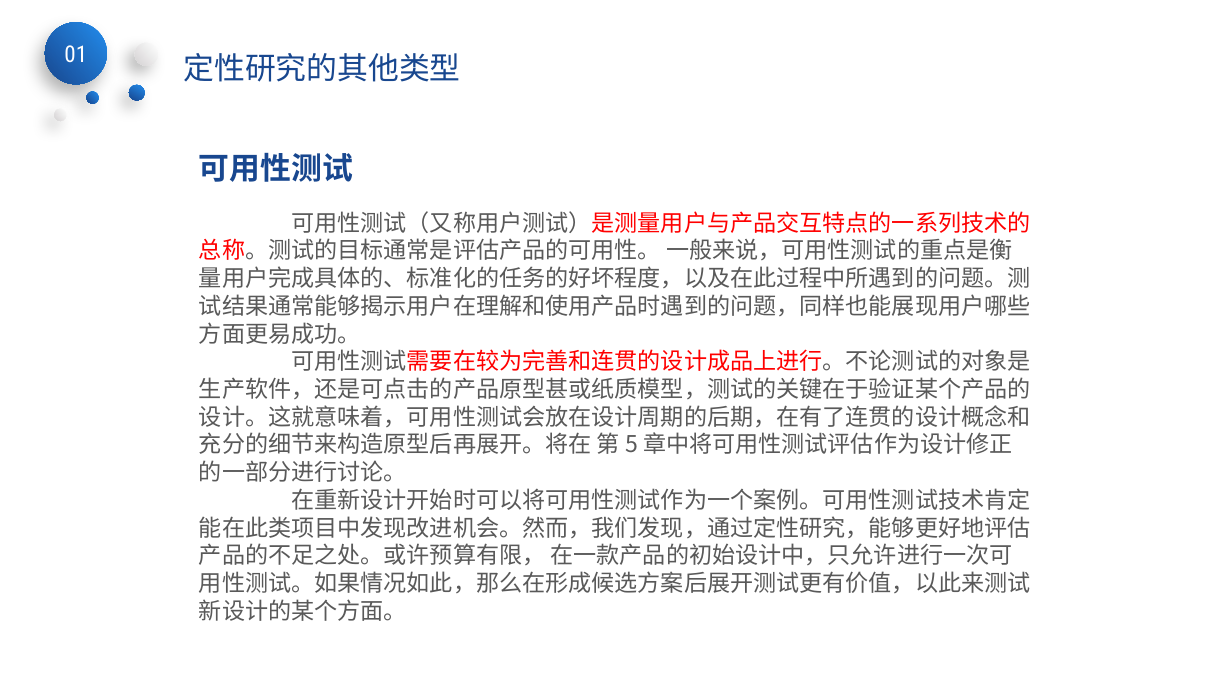
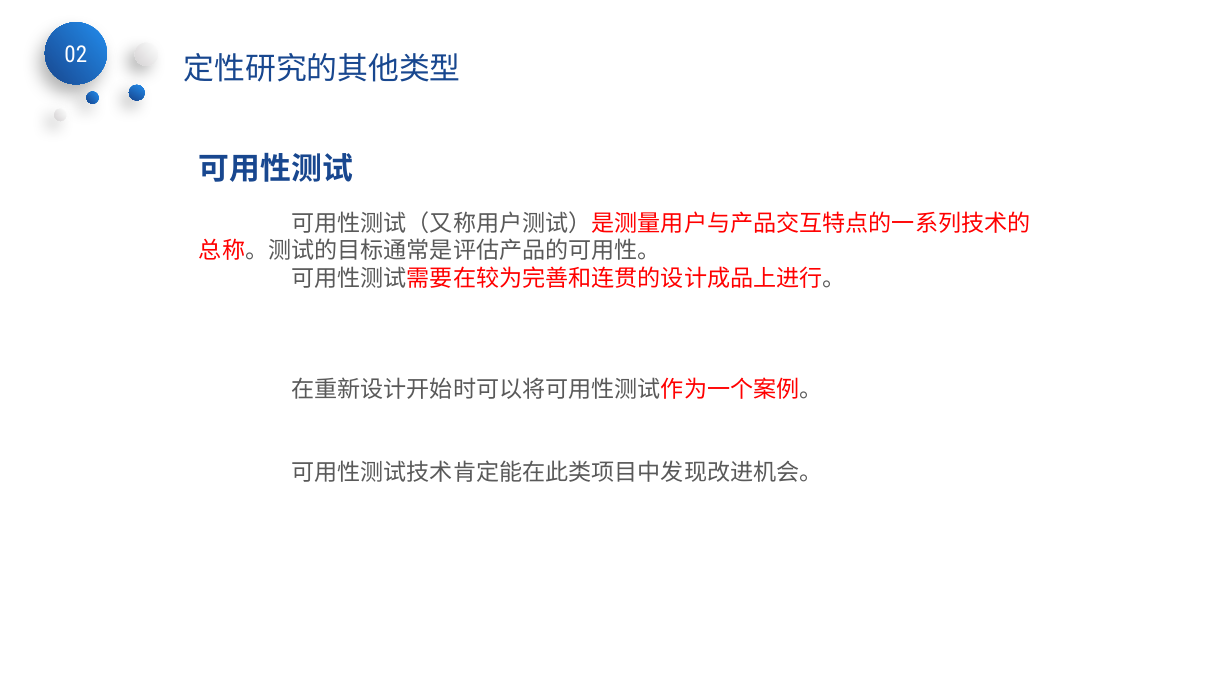
Before and after one commit to SarielX98/PRD2018G14, a slide deck: slide 25 of 受控文档/PPT/PRD2018-G14-界面原型.pptx (slide 13 before the commit). Drawn at 1232x693 pixels with LibreOffice and Linux fonts; fonts in the diff are those of the drawing; background and template pictures are left out. Boxes give left, top, right and bottom in pixels: in the first picture for what was removed or moved away, otherwise in the second. Text is boxed around its words. In the diff, an @@ line names an element or a change of style, - is before the commit and + after.

Commit message:
new 界面原型

```diff
--- a/受控文档/PPT/PRD2018-G14-界面原型.pptx
+++ b/受控文档/PPT/PRD2018-G14-界面原型.pptx
@@ text in ellipse at [64,45,87,62]: text changed @@
-01
+02
@@ text at [199,211,1030,482]: text changed @@
-可用性测试（又称用户测试）是测量用户与产品交互特点的一系列技术的总称。测试的目标通常是评估产品的可用性。 一般来说，可用性测试的重点是衡量用户完成具体的、标准化的任务的好坏程度，以及在此过程中所遇到的问题。测试结果通常能够揭示用户在理解和使用产品时遇到的问题，同样也能展现用户哪些方面更易成功。
-可用性测试需要在较为完善和连贯的设计成品上进行。不论测试的对象是生产软件，还是可点击的产品原型甚或纸质模型，测试的关键在于验证某个产品的设计。这就意味着，可用性测试会放在设计周期的后期，在有了连贯的设计概念和充分的细节来构造原型后再展开。将在 第 5 章中将可用性测试评估作为设计修正的一部分进行讨论。
-在重新设计开始时可以将可用性测试作为一个案例。可用性测试技术肯定能在此类项目中发现改进机会。然而，我们发现，通过定性研究，能够更好地评估产品的不足之处。或许预算有限， 在一款产品的初始设计中，只允许进行一次可用性测试。如果情况如此，那么在形成候选方案后展开测试更有价值，以此来测试新设计的某个方面。
+可用性测试（又称用户测试）是测量用户与产品交互特点的一系列技术的总称。测试的目标通常是评估产品的可用性。
+可用性测试需要在较为完善和连贯的设计成品上进行。
+在重新设计开始时可以将可用性测试作为一个案例。
+可用性测试技术肯定能在此类项目中发现改进机会。
```
Also in this commit, not shown: 18 other slides changed, 24 slides added, 31 slides removed.
